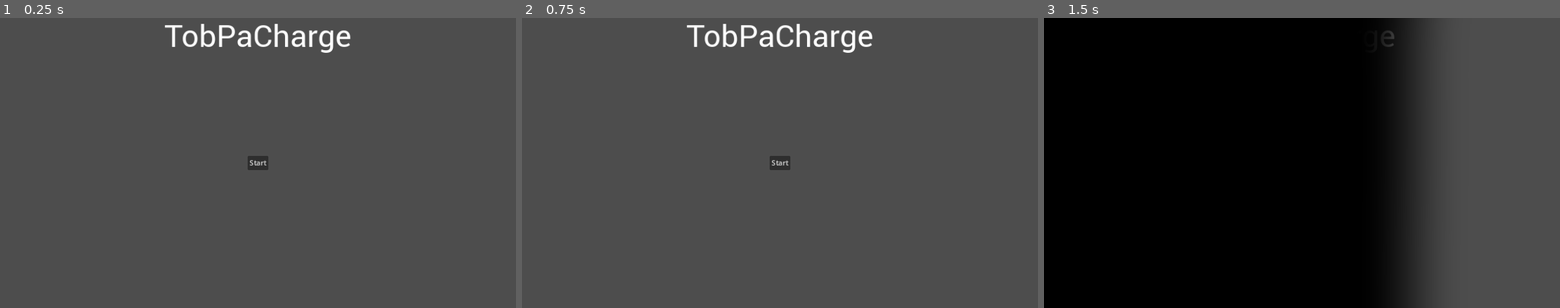
Above: before the commit, frames 1-3 (left to right).
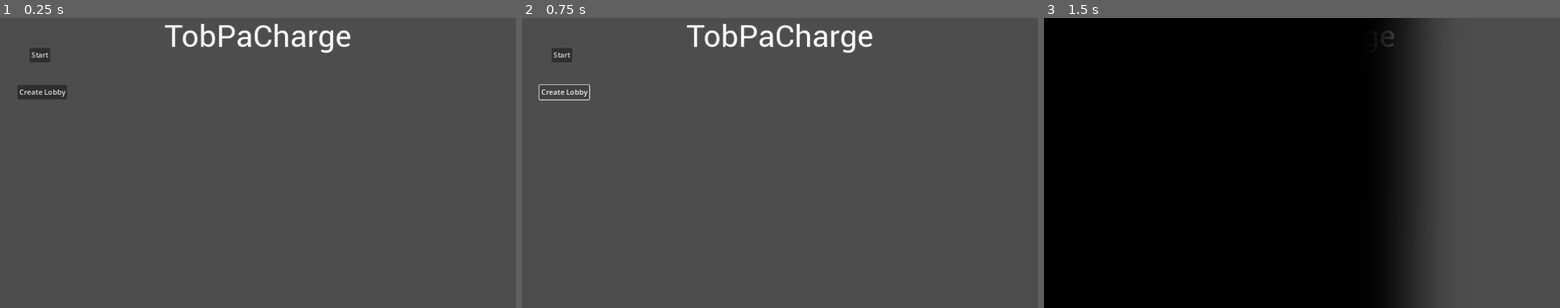
Above: after the commit, the same moments.

Repository: BeatMil/TobPaCharge
Game: Godot game, scene res://scenes/main_menu.tscn
The game is run twice, just before and just after one commit, with the same random seed, the same clock (stepped at 60 frames per second) and the same inputs.
Inputs (mouse positions are in pixels of both pictures, inside the frame that each line leads up to):
- Up to frame 1 (0.25 s): no input
- Up to frame 2 (0.75 s): click (563, 93) at 0.5 s, where only the run after the commit has a clickable "Create Lobby"
- Up to frame 3 (1.5 s): click "Start" at 1.25 s

The runs differ from the first frame. In frame 1, 0.8% of the frame differs, in the area x 3-52%, y 10-53%; in frame 2, 0.5%; in frame 3, nothing differs.
Error after the commit: Parse Error: Could not find type "SteamMultiplayerPeer" in the current scope. (res://scripts/steam_network.gd:15)

Commit message:
Create actual lobby XD

Diff:
--- a/MainMenu.gd
+++ b/MainMenu.gd
@@ -3,3 +3,7 @@
 
 func _on_button_pressed():
 	SceneTransition.change_scene("res://scenes/battle.tscn")
+
+
+func _on_create_lobby_button_pressed():
+	SteamNetwork.create_lobby()
--- a/project.godot
+++ b/project.godot
@@ -19,6 +19,7 @@
 
 ActionEnum="*res://scripts/action_enum.gd"
 SceneTransition="*res://nodes/scene_transition.tscn"
+SteamNetwork="*res://scripts/steam_network.gd"
 
 [display]
 
--- a/scenes/main_menu.tscn
+++ b/scenes/main_menu.tscn
@@ -32,12 +32,28 @@
 anchor_top = 0.5
 anchor_right = 0.5
 anchor_bottom = 0.5
-offset_left = -4.0
-offset_top = -4.0
-offset_right = 4.0
-offset_bottom = 4.0
+offset_left = -510.0
+offset_top = -257.0
+offset_right = -464.0
+offset_bottom = -226.0
 grow_horizontal = 2
 grow_vertical = 2
 text = "Start"
 
+[node name="CreateLobbyButton" type="Button" parent="."]
+layout_mode = 1
+anchors_preset = 8
+anchor_left = 0.5
+anchor_top = 0.5
+anchor_right = 0.5
+anchor_bottom = 0.5
+offset_left = -505.0
+offset_top = -174.0
+offset_right = -459.0
+offset_bottom = -143.0
+grow_horizontal = 2
+grow_vertical = 2
+text = "Create Lobby"
+
 [connection signal="pressed" from="Button" to="." method="_on_button_pressed"]
+[connection signal="pressed" from="CreateLobbyButton" to="." method="_on_create_lobby_button_pressed"]
--- a/scenes/steam_lobby_type_2.tscn
+++ b/scenes/steam_lobby_type_2.tscn
@@ -53,6 +53,20 @@
 [node name="SpawnMarker2" type="Marker2D" parent="SpawnPoints"]
 position = Vector2(194, 466)
 
+[node name="RichTextLabel" type="RichTextLabel" parent="."]
+offset_left = 640.0
+offset_right = 1152.0
+offset_bottom = 504.0
+scroll_following = true
+
+[node name="ShowStuffButton" type="Button" parent="."]
+offset_left = 880.0
+offset_top = 480.0
+offset_right = 1109.0
+offset_bottom = 528.0
+text = "get_lobby_member_at_home"
+
 [connection signal="pressed" from="CreateLobbyButton" to="." method="create_lobby"]
 [connection signal="pressed" from="LeaveLobbyButton" to="." method="leave_lobby"]
 [connection signal="pressed" from="Button" to="." method="get_lobby_members_at_home"]
+[connection signal="pressed" from="ShowStuffButton" to="." method="show_stuff"]
--- a/scripts/steam_lobby_type_2.gd
+++ b/scripts/steam_lobby_type_2.gd
@@ -179,7 +179,7 @@
 		print("Left the lobby")
 
 		# Reset lobby_id
-		lobby_id = 0
+		# lobby_id = 0
 		# clear Vboxmember
 		for node in vbox_member.get_children():
 			node.queue_free()
@@ -189,6 +189,19 @@
 
 		# Set buttons
 		create_lobby_button.disabled = false
+
+
+func show_stuff() -> void:
+	$RichTextLabel.text += "getAllLobbyData%s: %s\n"%[lobby_id, Steam.getAllLobbyData(lobby_id)]
+
+	# Get the number of members from this lobby from Steam
+	var MEMBERS: int = Steam.getNumLobbyMembers(lobby_id)
+	for MEMBER in range(0, MEMBERS):
+		# Get the member's Steam ID
+		var MEMBER_STEAM_ID: int = Steam.getLobbyMemberByIndex(lobby_id, MEMBER)
+		# Get the member's Steam name
+		var MEMBER_STEAM_NAME: String = Steam.getFriendPersonaName(MEMBER_STEAM_ID)
+		$RichTextLabel.text += "STEAM_ID: %s, STEAM_NAME: %s\n"%[MEMBER_STEAM_ID, MEMBER_STEAM_NAME]
 
 
 # A lobby has been successfully created
--- /dev/null
+++ b/scripts/steam_network.gd
@@ -0,0 +1,75 @@
+extends Node
+
+
+# Properties
+var is_online: bool = false
+var steam_id: int = 0
+var steam_username: String = ""
+var lobby_id: int = 0
+
+# Configs
+var appId: int = 480
+
+
+#Steam Multiplayer thingy
+var steam_multiplayer: SteamMultiplayerPeer = SteamMultiplayerPeer.new()
+
+func _ready():
+	# Connect signals
+	# Steam.connect("lobby_created", _on_lobby_created)
+	Steam.connect("lobby_joined", _on_lobby_joined)
+	# Steam.connect("join_requested", _on_join_requested)
+	# multiplayer.connect("peer_connected", _peer_connected)
+	# multiplayer.connect("peer_disconnected", _peer_disconnected)
+
+	_initialize_steam()
+
+
+func _process(_delta):
+	pass
+	# Steam.run_callbacks()
+
+
+func _initialize_steam() -> void:
+	if Engine.has_singleton("Steam"):
+		OS.set_environment("SteamAppId", str(480))
+		OS.set_environment("SteamGameId", str(480))
+
+		var init_response: Dictionary = Steam.steamInit(false, appId, true)
+		# If the status isn't one, print out the possible error and quit the program
+		if init_response['status'] != 1:
+			printerr("[STEAM] Failed to initialize: %s Shutting down..." %
+			str(init_response['verbal']))
+			get_tree().quit()
+
+		# Acquire information about the user
+		is_online = Steam.loggedOn()
+		steam_id = Steam.getSteamID()
+		steam_username = Steam.getPersonaName()
+
+#################################################
+# Call backs
+#################################################
+
+"""
+This triggers with Steam."lobby_joined"
+"""
+func _on_lobby_joined(_lobby_id: int, _permissions: int, _locked: bool, _response: int) -> void:
+	if _response == 1:
+		lobby_id = _lobby_id
+		print_rich("[color=purple][b]==_on_lobby_joined!![/b][/color]")
+		print_rich("[color=purple][b]lobby_id: %s[/b][/color]"%_lobby_id)
+	else:
+		printerr("Create or Join lobby failed")
+
+
+#################################################
+# public funcitons
+#################################################
+
+func create_lobby() -> void:
+	var error = steam_multiplayer.create_lobby(SteamMultiplayerPeer.LOBBY_TYPE_FRIENDS_ONLY, 4)
+	if error:
+		printerr("Create lobby failed")
+	multiplayer.multiplayer_peer = steam_multiplayer
+	print_rich("[color=orange][b]SteamNetwork.create_lobby() ✓[/b][/color]")
